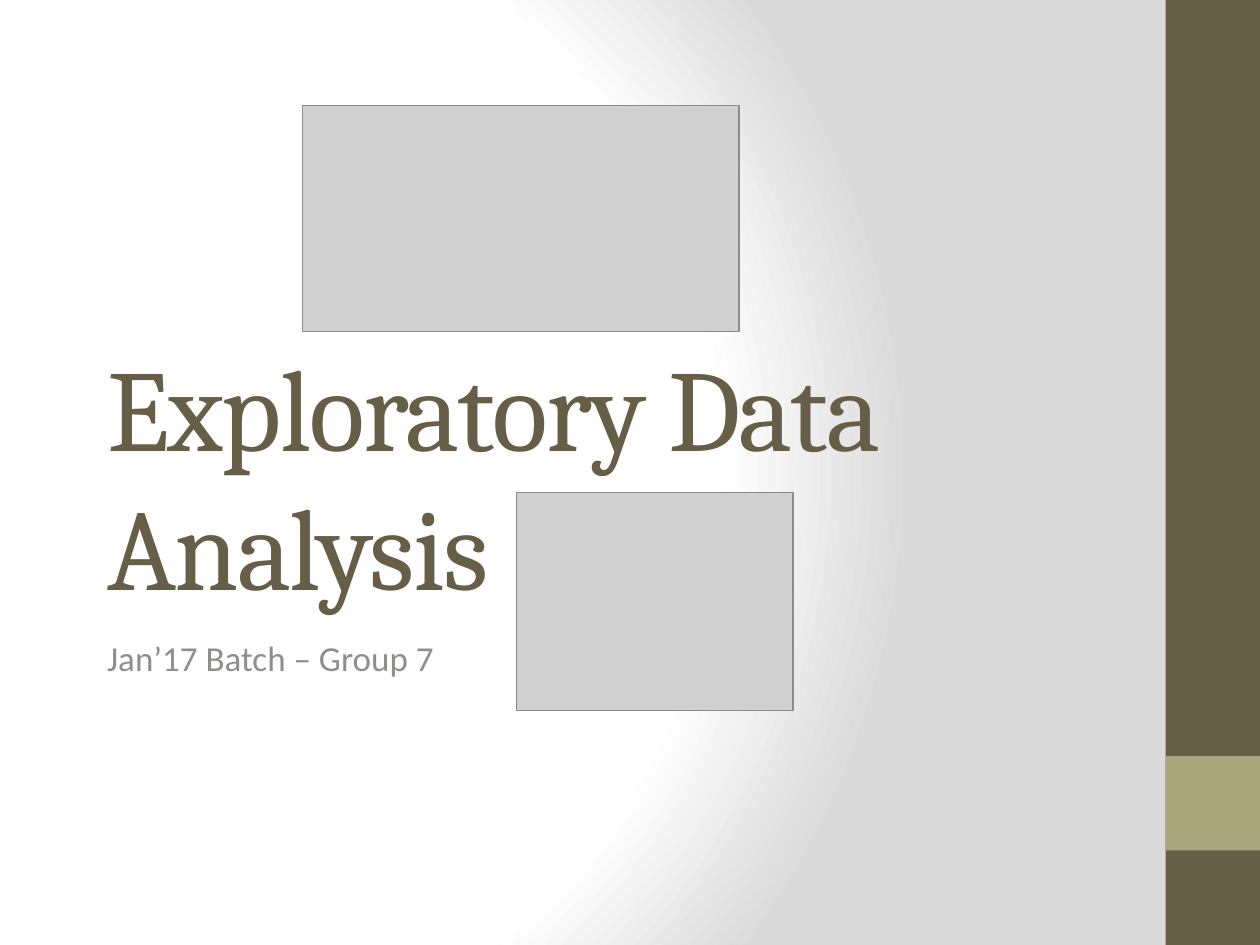
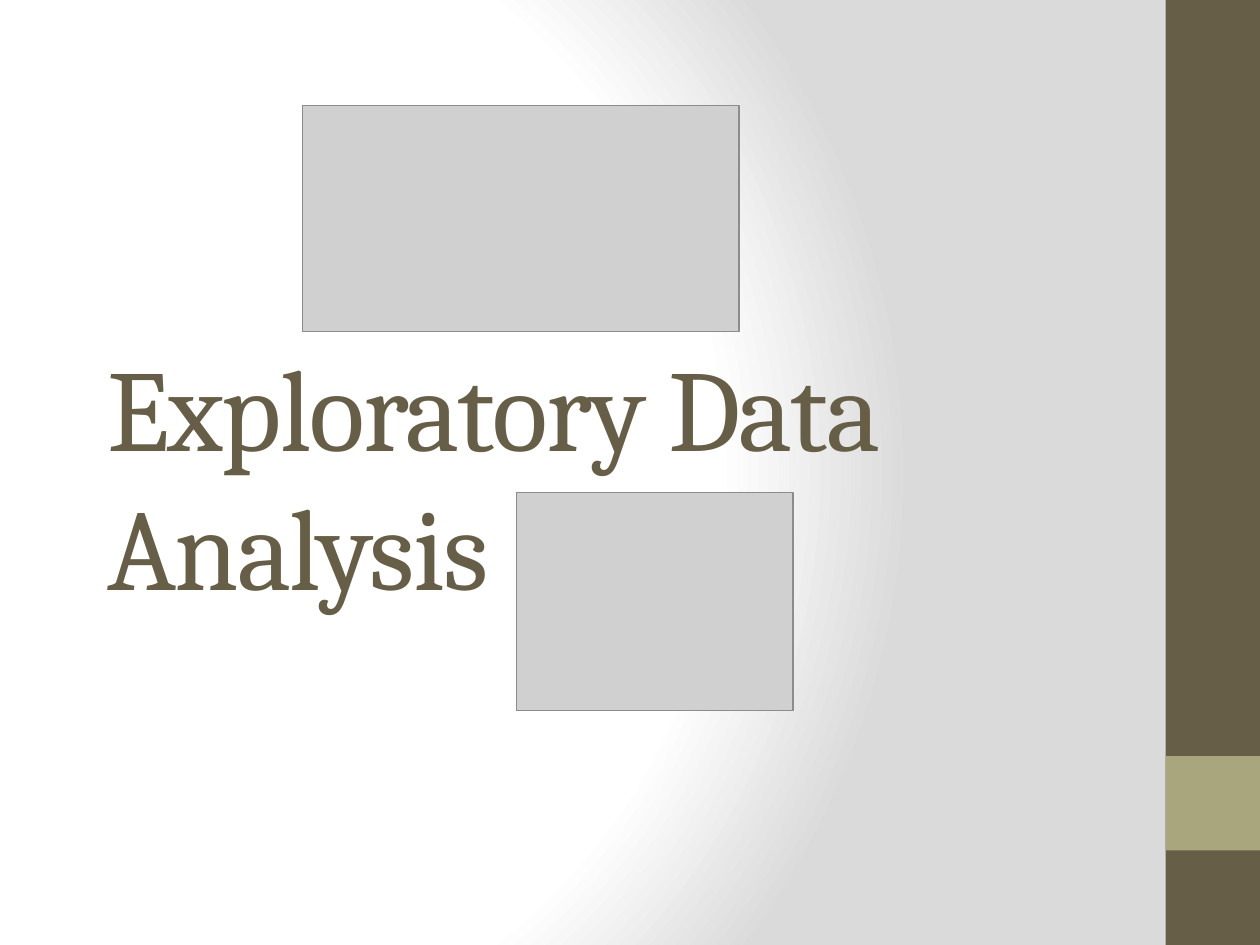
Before and after one commit to brad678/Automobile_EDA-project, a slide deck: slide 1 of auto_EDA.pptx. Drawn at 1260x945 pixels with LibreOffice and Linux fonts; fonts in the diff are those of the drawing; grey boxes stand for pictures. Boxes give left, top, right and bottom in pixels: in the first picture for what was removed or moved away, otherwise in the second. Text is boxed around its words. In the diff, an @@ line names an element or a change of style, - is before the commit and + after.

Commit message:
ppt
ppt

```diff
--- a/auto_EDA.pptx
+++ b/auto_EDA.pptx
@@ subtitle removed at <box>107,646,434,677</box> @@
-Jan’17 Batch – Group 7
```
Also in this commit, not shown: 1 slide removed.
